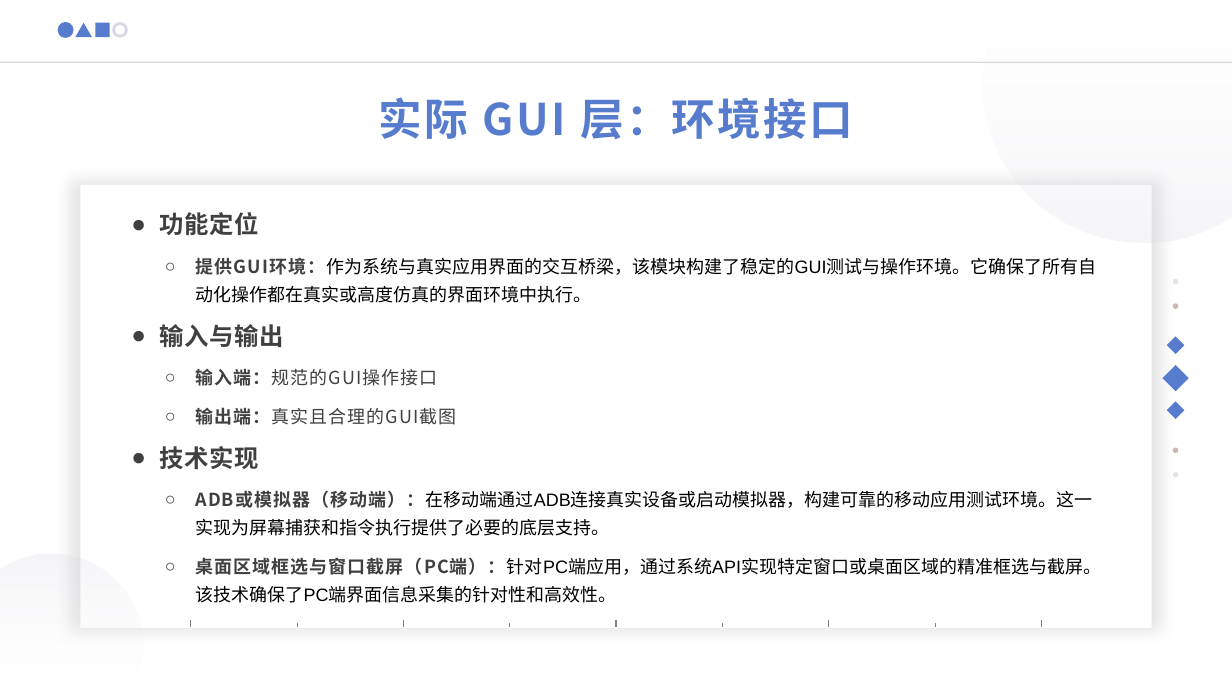
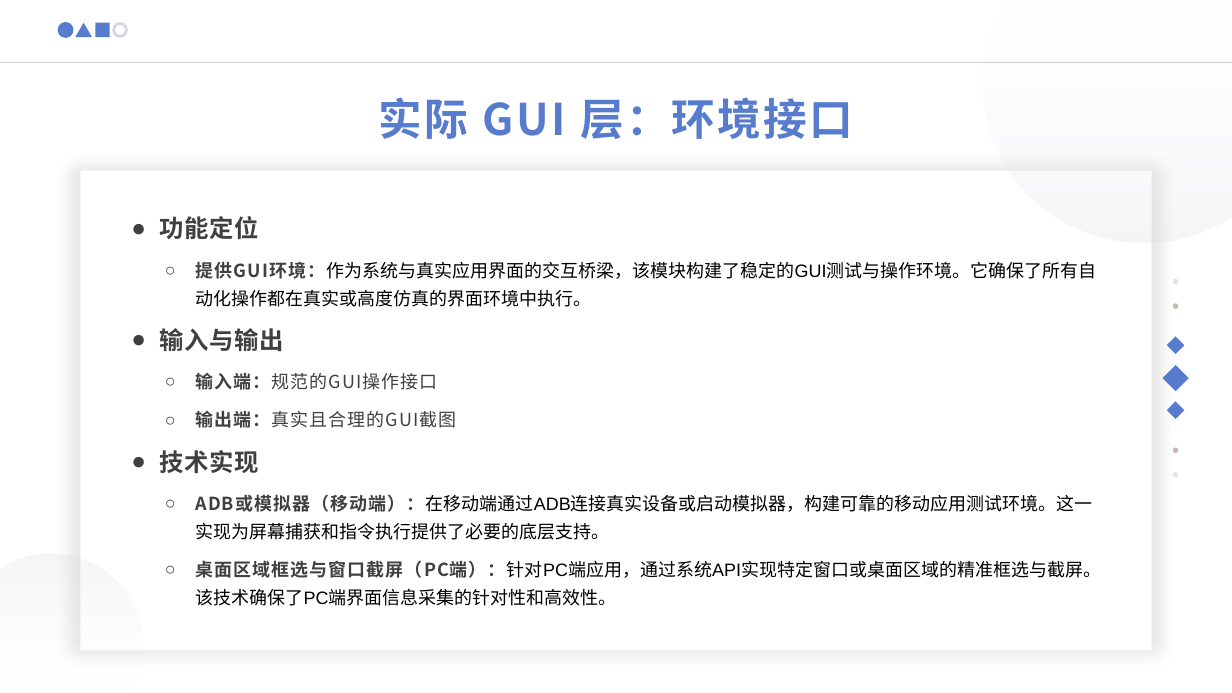
Before and after one commit to 221240008/2025_AI_projrct, a slide deck: slide 11 of 中期展示草稿.pptx. Drawn at 1232x693 pixels with LibreOffice and Linux fonts; fonts in the diff are those of the drawing. Boxes give left, top, right and bottom in pixels: in the first picture for what was removed or moved away, otherwise in the second. Text is boxed around its words. In the diff, an @@ line names an element or a change of style, - is before the commit and + after.

Commit message:
修改部分布局

```diff
--- a/中期展示草稿.pptx
+++ b/中期展示草稿.pptx
@@ rectangle: place and size @@
-rectangle at box(80, 185, 1152, 628)
+rectangle at box(80, 171, 1152, 651)
@@ text "功能定位": place and size @@
-text "功能定位" at box(160, 212, 1102, 603)
+text "功能定位" at box(160, 216, 1102, 606)
@@ group removed at box(191, 619, 1042, 628): 9 lines @@
```
